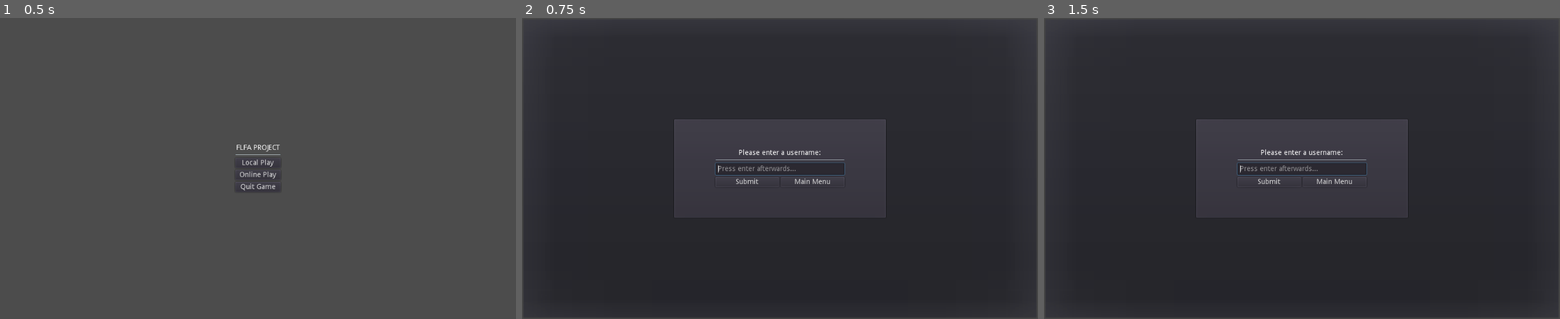
Above: before the commit, frames 1-3 (left to right).
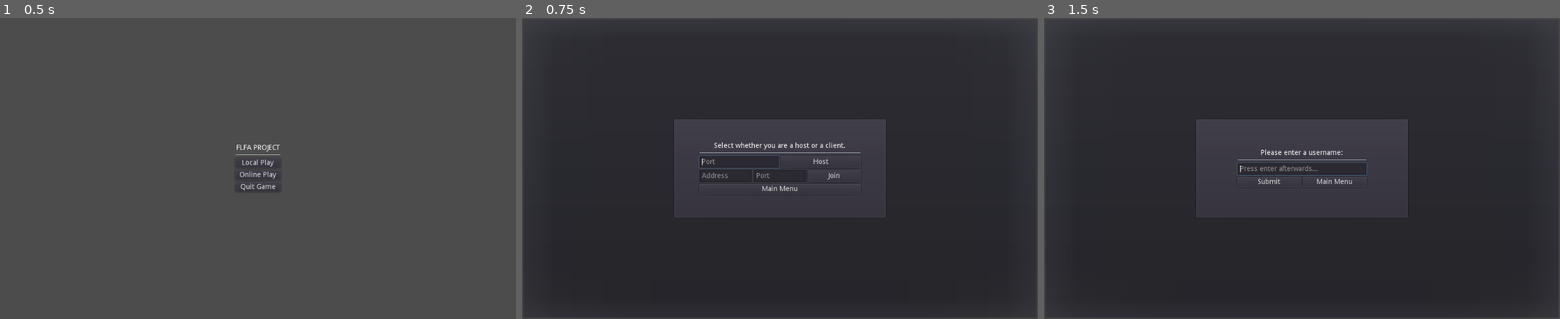
Above: after the commit, the same moments.

Repository: PistolRcks/flfa-project
Game: Godot game, scene res://ui/MainMenu.tscn
Same seed, same stepped clock (60 frames per second), same inputs: the game is played once before the commit and once after it.
Inputs (mouse positions are in pixels of both pictures, inside the frame that each line leads up to):
- Up to frame 1 (0.5 s): no input
- Up to frame 2 (0.75 s): click "Online Play" at 0.5 s
- Up to frame 3 (1.5 s): click (1343, 162) at 1.25 s, where only the run after the commit has a clickable "Host"

Frame 1 is identical in both runs. In frame 2, 1.1% of the frame differs, in the area x 34-66%, y 41-58%; in frame 3, nothing differs.

Commit message:
Added addon, also setup UI for joining players

Diff:
--- a/project.godot
+++ b/project.godot
@@ -29,6 +29,21 @@
 "language": "GDScript",
 "path": "res://ui/components/Modal.gd"
 }, {
+"base": "AnimationPlayer",
+"class": "NetworkAnimationPlayer",
+"language": "GDScript",
+"path": "res://addons/godot-rollback-netcode/NetworkAnimationPlayer.gd"
+}, {
+"base": "Node",
+"class": "NetworkRandomNumberGenerator",
+"language": "GDScript",
+"path": "res://addons/godot-rollback-netcode/NetworkRandomNumberGenerator.gd"
+}, {
+"base": "Node",
+"class": "NetworkTimer",
+"language": "GDScript",
+"path": "res://addons/godot-rollback-netcode/NetworkTimer.gd"
+}, {
 "base": "Entity",
 "class": "PlayerEntity",
 "language": "GDScript",
@@ -39,6 +54,9 @@
 "Entity": "",
 "Hitbox": "",
 "Modal": "",
+"NetworkAnimationPlayer": "",
+"NetworkRandomNumberGenerator": "",
+"NetworkTimer": "",
 "PlayerEntity": ""
 }
 
--- a/ui/MultiplayerUI.gd
+++ b/ui/MultiplayerUI.gd
@@ -4,44 +4,114 @@
 class Message:
 	var sender : String
 	var message : String
+	# Defines whether to use `<user> <message>` or
+	# `[<user>]: <message>` when formatting text
+	var is_me_style : bool
 
-	func _init(_sender : String, _message : String):
+	func _init(_is_me_style : bool, _sender : String, _message : String):
+		is_me_style = _is_me_style
 		sender = _sender
 		message = _message
 
 	func format_message() -> String:
+		if is_me_style:
+			return sender + " " + message
 		return "[" + sender + "]: " + message
 
 var message_history : Array = []
 var username = "User"
+var port : int = 3000
 
 # Called when the node enters the scene tree for the first time.
 func _ready():
-	$"%UsernamePopup".popup()
+	$"%HostPopup".popup()
 
+## Chatting ##
+# Sends a message to the chat client.
+func send_message(message : String, is_me_style : bool = false):
+	message_history.append(Message.new(is_me_style, username, message))
+	update_text_box()
+
+# Updates the textbox with new info.
 func update_text_box():
 	$"%TextOutput".text = ""
 
 	for message in message_history:
 		$"%TextOutput".text += message.format_message() + "\n"
 
+## Multiplayer ##
+# Creates a multiplayer server
+func join_as_host():
+	print("Joining as host...")
 
-func _on_TextInput_text_entered(new_text : String):
-	message_history.append(Message.new(username, new_text))
-	$"%TextInput".clear()
-	update_text_box()
+# Joins a multiplayer server at the given address `addr` as a client
+func join_as_client(addr : String):
+	print("Joining as client...")
 
+## Handlers ##
+# Handle pressing enter or the submit button in the UsernamePopup
 func _handle_username_input(new_username : String):
 	# Should check that usernames are one character or greater, but I honestly don't really care
 	username = new_username
 	$"%UsernamePopup".hide()
+	send_message("just joined the server!", true)
 	$"%TextInput".grab_focus()
 
+func _handle_port_input(is_host : bool, new_port : String):
+	# After entering the port, should hide this popup and do the other one
+	port = int(new_port)
+
+	if is_host:
+		join_as_host()
+	else:
+		if $"%ClientAddressInput".text:
+			join_as_client($"%ClientAddressInput".text)
+		else:
+			printerr("ClientAddressInput was empty, try again...")
+			return
+
+	# Close this popup and put in the other one
+	$"%HostPopup".hide()
+	$"%UsernamePopup".popup()
+
+## Chat Windows ##
+# Connect to when the user presses enter when typing into the chat window
+func _on_TextInput_text_entered(new_text : String):
+	send_message(new_text)
+	$"%TextInput".clear()
+
+## Username Popup ##
+# Connects to when the user presses enter when inputting a username
 func _on_UsernameInput_text_entered(new_text : String):
 	_handle_username_input(new_text)
 
+# Connects to when the user presses the button after inputting a username
 func _on_SubmitButton_pressed():
 	_handle_username_input($"%UsernameInput".text)
 
+# Connects to the Main Menu button (either on the HostPopup or the UsernamePopup)
 func _on_MainMenuButton_pressed():
 	get_tree().change_scene("res://ui/MainMenu.tscn")
+
+## Client Input ##
+# Connects to when the user presses enter when inputting a username
+func _on_ClientAddressInput_text_entered(new_address : String):
+	# Change focus to port entry
+	$"%ClientPortInput".grab_focus()
+
+# Connects to when the user presses enter when inputting a username
+func _on_ClientPortInput_text_entered(new_port : String):
+	_handle_port_input(false, new_port)
+
+# Connects to when the user presses the "Join" button after inputting an address and port
+func _on_ClientSubmit_pressed():
+	_handle_port_input(false, $"%ClientPortInput".text)
+
+## Host Input ##
+# Connects to when the user presses enter when inputting a port for the host
+func _on_HostPortInput_text_entered(new_port : String):
+	_handle_port_input(true, new_port)
+
+# Connects to when the user presses the "Host" button after inputting a port
+func _on_HostSubmit_pressed():
+	_handle_port_input(true, $"%HostPortInput".text)
--- a/ui/MultiplayerUI.tscn
+++ b/ui/MultiplayerUI.tscn
@@ -7,7 +7,7 @@
 anchor_bottom = 1.0
 script = ExtResource( 1 )
 
-[node name="MarginContainer" type="MarginContainer" parent="."]
+[node name="TextInputContainer" type="MarginContainer" parent="."]
 anchor_right = 1.0
 anchor_bottom = 1.0
 custom_constants/margin_right = 32
@@ -15,18 +15,18 @@
 custom_constants/margin_left = 32
 custom_constants/margin_bottom = 32
 
-[node name="VBoxContainer" type="VBoxContainer" parent="MarginContainer"]
+[node name="VBoxContainer" type="VBoxContainer" parent="TextInputContainer"]
 margin_left = 32.0
 margin_top = 32.0
 margin_right = 992.0
 margin_bottom = 568.0
 
-[node name="PanelContainer" type="PanelContainer" parent="MarginContainer/VBoxContainer"]
+[node name="PanelContainer" type="PanelContainer" parent="TextInputContainer/VBoxContainer"]
 margin_right = 960.0
 margin_bottom = 508.0
 size_flags_vertical = 3
 
-[node name="TextOutput" type="RichTextLabel" parent="MarginContainer/VBoxContainer/PanelContainer"]
+[node name="TextOutput" type="RichTextLabel" parent="TextInputContainer/VBoxContainer/PanelContainer"]
 unique_name_in_owner = true
 margin_left = 7.0
 margin_top = 7.0
@@ -34,7 +34,7 @@
 margin_bottom = 501.0
 scroll_following = true
 
-[node name="TextInput" type="LineEdit" parent="MarginContainer/VBoxContainer"]
+[node name="TextInput" type="LineEdit" parent="TextInputContainer/VBoxContainer"]
 unique_name_in_owner = true
 margin_top = 512.0
 margin_right = 960.0
@@ -120,7 +120,123 @@
 size_flags_horizontal = 3
 text = "Main Menu"
 
-[connection signal="text_entered" from="MarginContainer/VBoxContainer/TextInput" to="." method="_on_TextInput_text_entered"]
+[node name="HostPopup" type="PopupDialog" parent="."]
+unique_name_in_owner = true
+visible = true
+anchor_right = 1.0
+anchor_bottom = 1.0
+
+[node name="MarginContainer" type="MarginContainer" parent="HostPopup"]
+anchor_right = 1.0
+anchor_bottom = 1.0
+custom_constants/margin_right = 300
+custom_constants/margin_top = 200
+custom_constants/margin_left = 300
+custom_constants/margin_bottom = 200
+
+[node name="PanelContainer" type="PanelContainer" parent="HostPopup/MarginContainer"]
+margin_left = 300.0
+margin_top = 200.0
+margin_right = 724.0
+margin_bottom = 400.0
+
+[node name="CenterContainer" type="CenterContainer" parent="HostPopup/MarginContainer/PanelContainer"]
+margin_left = 7.0
+margin_top = 7.0
+margin_right = 417.0
+margin_bottom = 193.0
+size_flags_horizontal = 3
+size_flags_vertical = 3
+
+[node name="VBoxContainer" type="VBoxContainer" parent="HostPopup/MarginContainer/PanelContainer/CenterContainer"]
+margin_left = 45.0
+margin_top = 41.0
+margin_right = 365.0
+margin_bottom = 144.0
+rect_min_size = Vector2( 320, 0 )
+size_flags_horizontal = 3
+size_flags_vertical = 3
+
+[node name="RichTextLabel" type="RichTextLabel" parent="HostPopup/MarginContainer/PanelContainer/CenterContainer/VBoxContainer"]
+margin_right = 320.0
+margin_bottom = 15.0
+rect_min_size = Vector2( 256, 0 )
+size_flags_horizontal = 3
+size_flags_vertical = 3
+bbcode_enabled = true
+bbcode_text = "[center]Select whether you are a host or a client.[/center]"
+text = "Select whether you are a host or a client."
+fit_content_height = true
+scroll_active = false
+
+[node name="HSeparator" type="HSeparator" parent="HostPopup/MarginContainer/PanelContainer/CenterContainer/VBoxContainer"]
+margin_top = 19.0
+margin_right = 320.0
+margin_bottom = 23.0
+
+[node name="HostHBox" type="HBoxContainer" parent="HostPopup/MarginContainer/PanelContainer/CenterContainer/VBoxContainer"]
+margin_top = 27.0
+margin_right = 320.0
+margin_bottom = 51.0
+
+[node name="HostPortInput" type="LineEdit" parent="HostPopup/MarginContainer/PanelContainer/CenterContainer/VBoxContainer/HostHBox"]
+unique_name_in_owner = true
+margin_right = 158.0
+margin_bottom = 24.0
+size_flags_horizontal = 3
+size_flags_vertical = 3
+placeholder_text = "Port"
+
+[node name="HostSubmit" type="Button" parent="HostPopup/MarginContainer/PanelContainer/CenterContainer/VBoxContainer/HostHBox"]
+margin_left = 162.0
+margin_right = 320.0
+margin_bottom = 24.0
+size_flags_horizontal = 3
+text = "Host"
+
+[node name="ClientHBox" type="HBoxContainer" parent="HostPopup/MarginContainer/PanelContainer/CenterContainer/VBoxContainer"]
+margin_top = 55.0
+margin_right = 320.0
+margin_bottom = 79.0
+
+[node name="ClientAddressInput" type="LineEdit" parent="HostPopup/MarginContainer/PanelContainer/CenterContainer/VBoxContainer/ClientHBox"]
+unique_name_in_owner = true
+margin_right = 104.0
+margin_bottom = 24.0
+size_flags_horizontal = 3
+size_flags_vertical = 3
+placeholder_text = "Address"
+
+[node name="ClientPortInput" type="LineEdit" parent="HostPopup/MarginContainer/PanelContainer/CenterContainer/VBoxContainer/ClientHBox"]
+unique_name_in_owner = true
+margin_left = 108.0
+margin_right = 212.0
+margin_bottom = 24.0
+size_flags_horizontal = 3
+size_flags_vertical = 3
+placeholder_text = "Port"
+
+[node name="ClientSubmit" type="Button" parent="HostPopup/MarginContainer/PanelContainer/CenterContainer/VBoxContainer/ClientHBox"]
+margin_left = 216.0
+margin_right = 320.0
+margin_bottom = 24.0
+size_flags_horizontal = 3
+text = "Join"
+
+[node name="MainMenuButton" type="Button" parent="HostPopup/MarginContainer/PanelContainer/CenterContainer/VBoxContainer"]
+margin_top = 83.0
+margin_right = 320.0
+margin_bottom = 103.0
+size_flags_horizontal = 3
+text = "Main Menu"
+
+[connection signal="text_entered" from="TextInputContainer/VBoxContainer/TextInput" to="." method="_on_TextInput_text_entered"]
 [connection signal="text_entered" from="UsernamePopup/MarginContainer/PanelContainer/CenterContainer/VBoxContainer/UsernameInput" to="." method="_on_UsernameInput_text_entered"]
 [connection signal="pressed" from="UsernamePopup/MarginContainer/PanelContainer/CenterContainer/VBoxContainer/HBoxContainer/SubmitButton" to="." method="_on_SubmitButton_pressed"]
 [connection signal="pressed" from="UsernamePopup/MarginContainer/PanelContainer/CenterContainer/VBoxContainer/HBoxContainer/MainMenuButton" to="." method="_on_MainMenuButton_pressed"]
+[connection signal="text_entered" from="HostPopup/MarginContainer/PanelContainer/CenterContainer/VBoxContainer/HostHBox/HostPortInput" to="." method="_on_HostPortInput_text_entered"]
+[connection signal="pressed" from="HostPopup/MarginContainer/PanelContainer/CenterContainer/VBoxContainer/HostHBox/HostSubmit" to="." method="_on_HostSubmit_pressed"]
+[connection signal="text_entered" from="HostPopup/MarginContainer/PanelContainer/CenterContainer/VBoxContainer/ClientHBox/ClientAddressInput" to="." method="_on_ClientAddressInput_text_entered"]
+[connection signal="text_entered" from="HostPopup/MarginContainer/PanelContainer/CenterContainer/VBoxContainer/ClientHBox/ClientPortInput" to="." method="_on_ClientPortInput_text_entered"]
+[connection signal="pressed" from="HostPopup/MarginContainer/PanelContainer/CenterContainer/VBoxContainer/ClientHBox/ClientSubmit" to="." method="_on_ClientSubmit_pressed"]
+[connection signal="pressed" from="HostPopup/MarginContainer/PanelContainer/CenterContainer/VBoxContainer/MainMenuButton" to="." method="_on_MainMenuButton_pressed"]
Not shown, changed: .gitignore
